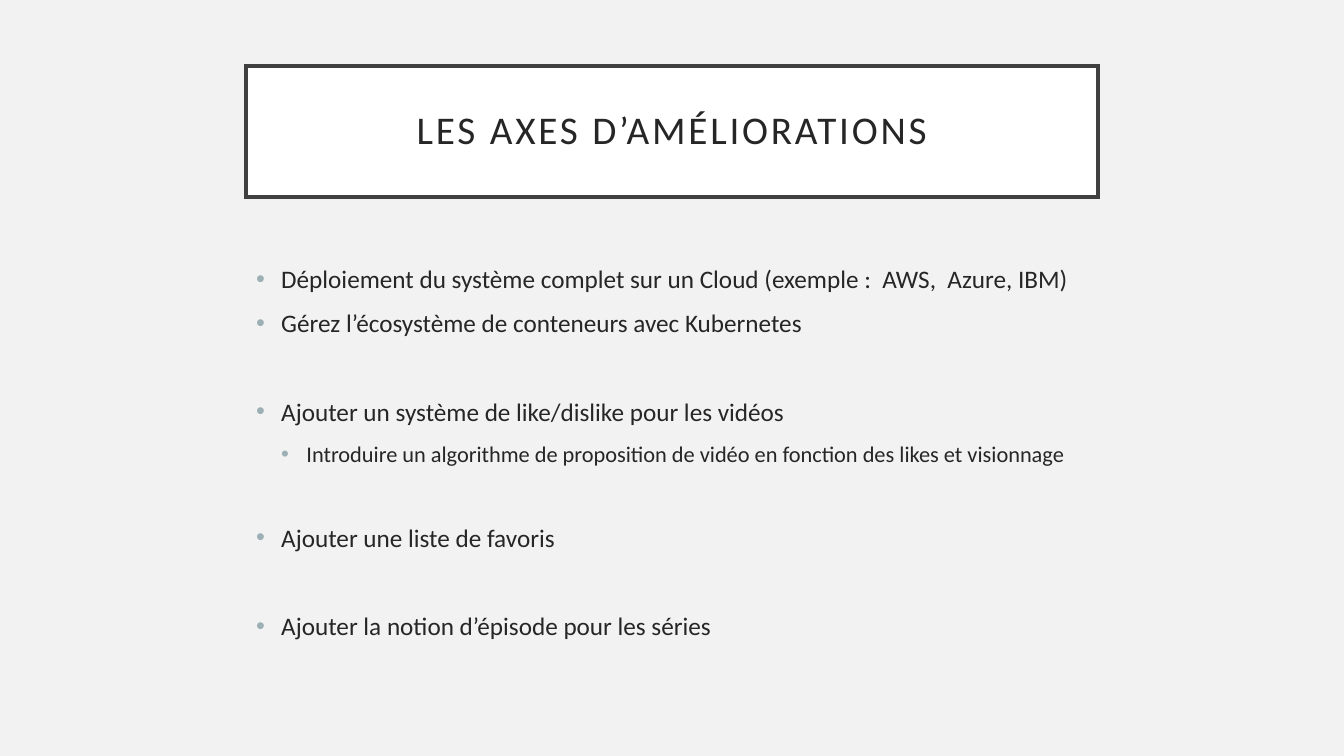
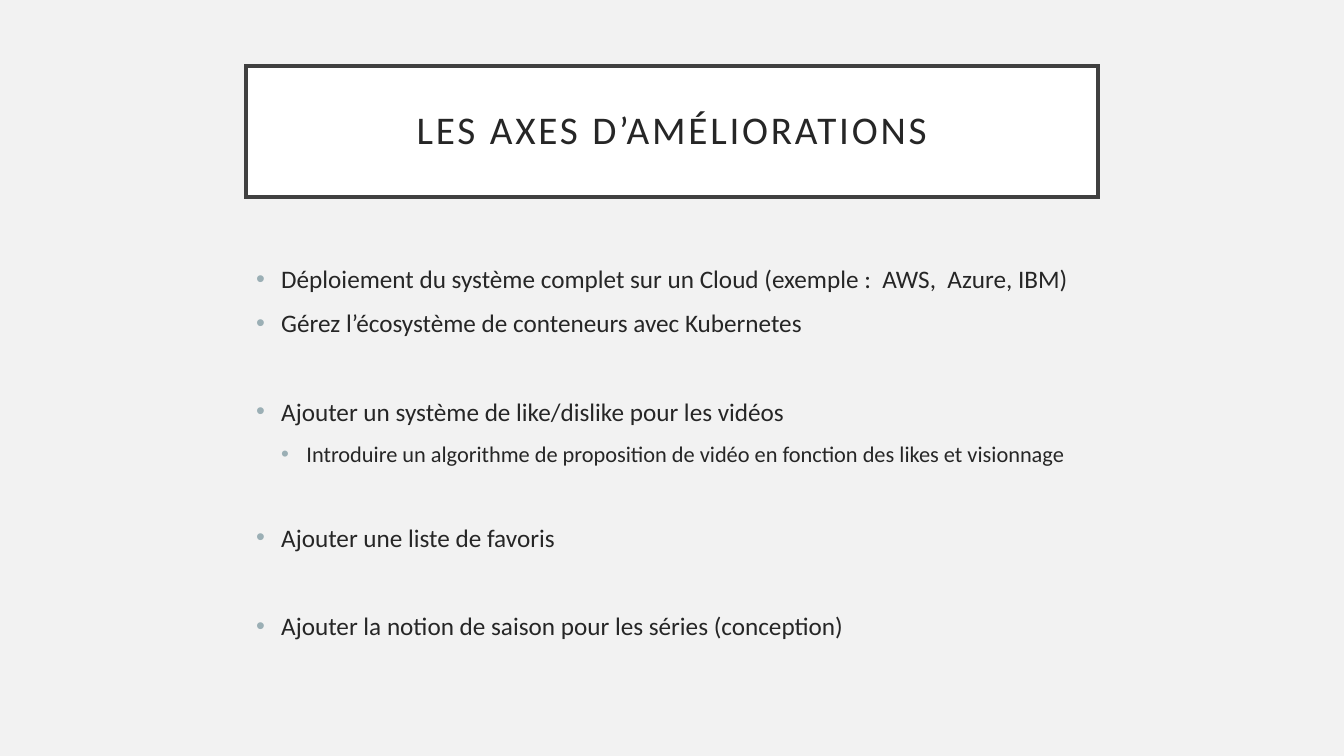
Before and after one commit to hugoj78/servicewebnetflixdocker, a slide deck: slide 12 of Presentation.pptx (slide 10 before the commit). Drawn at 1344x756 pixels with LibreOffice and Linux fonts; fonts in the diff are those of the drawing. Boxes give left, top, right and bottom in pixels: in the first picture for what was removed or moved away, otherwise in the second. Text is boxed around its words. In the diff, an @@ line names an element or a change of style, - is before the commit and + after.

```diff
--- a/Presentation.pptx
+++ b/Presentation.pptx
@@ text at (x1=281, y1=617, x2=843, y2=640): text changed @@
-• Ajouter la notion d’épisode pour les séries
+• Ajouter la notion de saison pour les séries (conception)
```
Also in this commit, not shown: 5 other slides changed, 2 slides added.
